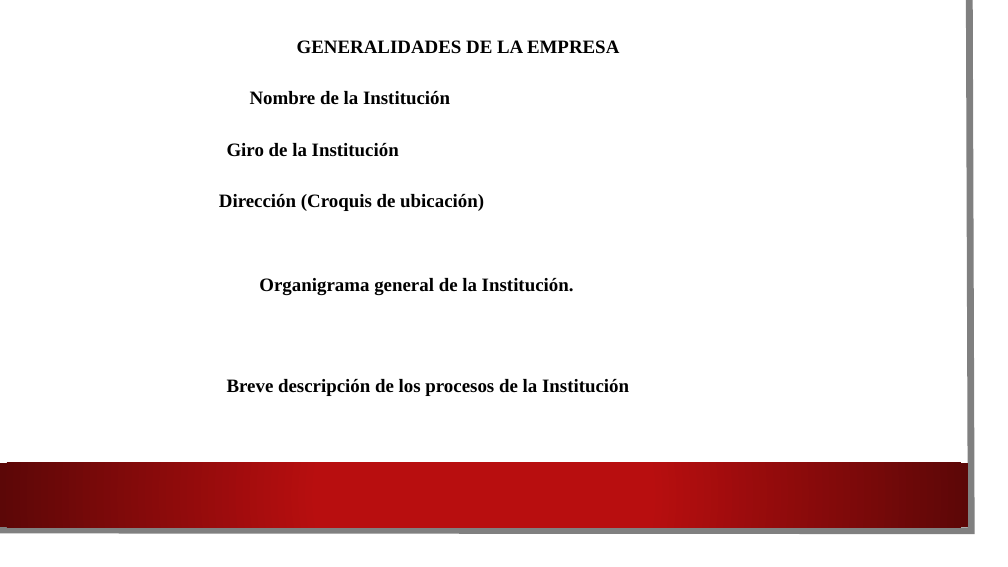
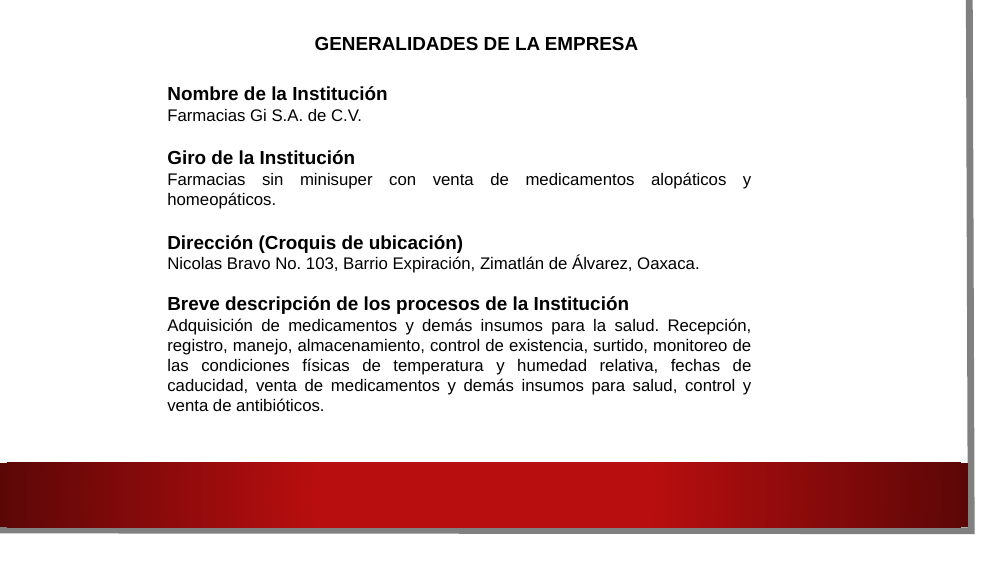
Before and after one commit to HeberZabdiel/FarmaciaGiDocumentos, a slide deck: slide 3 of Presentacion asesor uno.pptx. Drawn at 1008x567 pixels with LibreOffice and Linux fonts; fonts in the diff are those of the drawing; background and template pictures are left out. Boxes give left, top, right and bottom in pixels: in the first picture for what was removed or moved away, otherwise in the second. Text is boxed around its words. In the diff, an @@ line names an element or a change of style, - is before the commit and + after.

```diff
--- a/Presentacion asesor uno.pptx
+++ b/Presentacion asesor uno.pptx
@@ text "GENERALIDADES DE LA EMPRESA": place and size @@
-text "GENERALIDADES DE LA EMPRESA" at bbox=[297, 40, 619, 54]
+text "GENERALIDADES DE LA EMPRESA" at bbox=[315, 36, 638, 51]
@@ text "GENERALIDADES DE LA EMPRESA" at bbox=[315, 36, 638, 51]: font Times New Roman to Arial; alignment left to centre @@
@@ text "Nombre de la Institución": place and size @@
-text "Nombre de la Institución" at bbox=[250, 91, 450, 105]
+text "Nombre de la Institución" at bbox=[167, 86, 387, 121]
@@ text at bbox=[167, 86, 387, 101]: font Times New Roman to Arial in "Nombre de la Institución" @@
@@ text at bbox=[167, 109, 362, 121]: paragraph added @@
+Farmacias Gi S.A. de C.V.
@@ text "Giro de la Institución": place and size @@
-text "Giro de la Institución" at bbox=[227, 143, 399, 157]
+text "Giro de la Institución" at bbox=[167, 150, 751, 209]
@@ text at bbox=[167, 172, 751, 209]: paragraph added @@
+Farmacias sin minisuper con venta de medicamentos alopáticos y homeopáticos.
@@ text at bbox=[167, 150, 355, 165]: font Times New Roman to Arial in "Giro de la Institución" @@
@@ text "Dirección (Croquis de ubicación)": place and size @@
-text "Dirección (Croquis de ubicación)" at bbox=[219, 194, 484, 211]
+text "Dirección (Croquis de ubicación)" at bbox=[167, 235, 699, 273]
@@ text at bbox=[167, 235, 463, 253]: font Times New Roman to Arial in "Dirección (Croquis de ubicación)" @@
@@ text at bbox=[167, 256, 699, 273]: paragraph added @@
+Nicolas Bravo No. 103, Barrio Expiración, Zimatlán de Álvarez, Oaxaca.
@@ text "Breve descripción de los procesos ...": place and size @@
-text "Breve descripción de los procesos ..." at bbox=[227, 379, 629, 396]
+text "Breve descripción de los procesos ..." at bbox=[167, 296, 752, 411]
@@ text at bbox=[167, 296, 629, 314]: font Times New Roman to Arial in "Breve descripción de los procesos de la ..." @@
@@ text removed at bbox=[259, 278, 574, 295] @@
-Organigrama general de la Institución.
@@ text at bbox=[167, 318, 752, 411]: paragraph added @@
+Adquisición de medicamentos y demás insumos para la salud. Recepción, registro, manejo, almacenamiento, control de existencia, surtido, monitoreo de las condiciones físicas de temperatura y humedad relativa, fechas de caducidad, venta de medicamentos y demás insumos para salud, control y venta de antibióticos.
```
Also in this commit, not shown: 5 other slides changed, 1 slide added.
